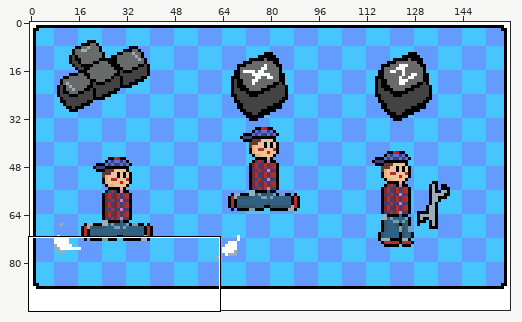
One commit to this sprite sheet: Assets/Sprites/instructions_final1.png. The first picture is a wide view before the edit; the outline marks the close-up.
Close-up. Before the commit:
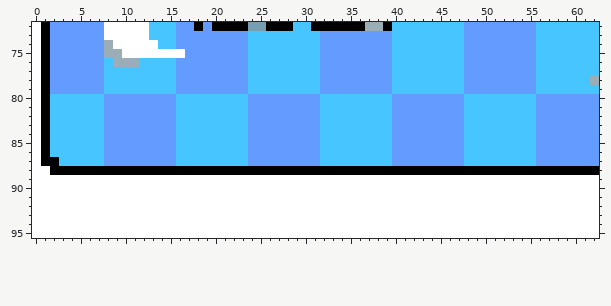
The file is 160x96 pixels. Shown: x 0..62, y 72..95.
Once edited:
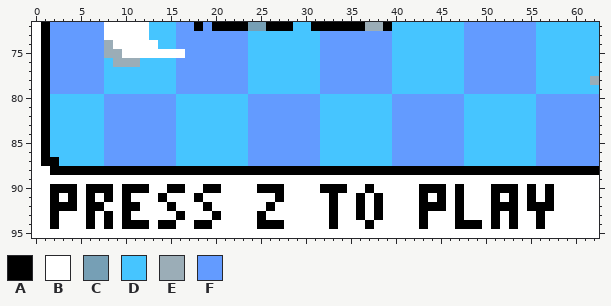
Palette (. is transparent): A #000000  B #ffffff  C #769fb5  D #46c5ff  E #9badb7  F #639bff
Author's note on the commit: instrucirotasdofnhasodfnh faskpdffhaskpofhdsio
Diff:
y 90: x 2..4 BBB -> AAA; x 6..8 BBB -> AAA; x 10..12 BBB -> AAA; x 15..16 BB -> AA; x 19..20 BB -> AA; x 25..27 BBB -> AAA; x 32..34 BBB -> AAA; x 37 B -> A; x 43..45 BBB -> AAA; x 47 B -> A; x 51..53 BBB -> AAA; x 55 B -> A; x 57 B -> A
y 91: x 2 B -> A; x 4 B -> A; x 6 B -> A; x 8 B -> A; x 10 B -> A; x 14 B -> A; x 18 B -> A; x 27 B -> A; x 33 B -> A; x 36 B -> A; x 38 B -> A; x 43 B -> A; x 45 B -> A; x 47 B -> A; x 51 B -> A; x 53 B -> A; x 55 B -> A; x 57 B -> A
y 92: x 2..4 BBB -> AAA; x 6..7 BB -> AA; x 10..11 BB -> AA; x 15 B -> A; x 19 B -> A; x 26 B -> A; x 33 B -> A; x 36 B -> A; x 38 B -> A; x 43..45 BBB -> AAA; x 47 B -> A; x 51..53 BBB -> AAA; x 55..57 BBB -> AAA
y 93: x 2 B -> A; x 6 B -> A; x 8 B -> A; x 10 B -> A; x 16 B -> A; x 20 B -> A; x 25 B -> A; x 33 B -> A; x 36 B -> A; x 38 B -> A; x 43 B -> A; x 47 B -> A; x 51 B -> A; x 53 B -> A; x 56 B -> A
y 94: x 2 B -> A; x 6 B -> A; x 8 B -> A; x 10..12 BBB -> AAA; x 14..15 BB -> AA; x 18..19 BB -> AA; x 25..27 BBB -> AAA; x 33 B -> A; x 37 B -> A; x 43 B -> A; x 47..49 BBB -> AAA; x 51 B -> A; x 53 B -> A; x 56 B -> A
Changed places in both close-ups, as pixel boxes (x1, y1, x2, y2):
changed: (50, 184, 221, 229)
changed: (257, 184, 383, 229)
changed: (419, 184, 554, 229)
